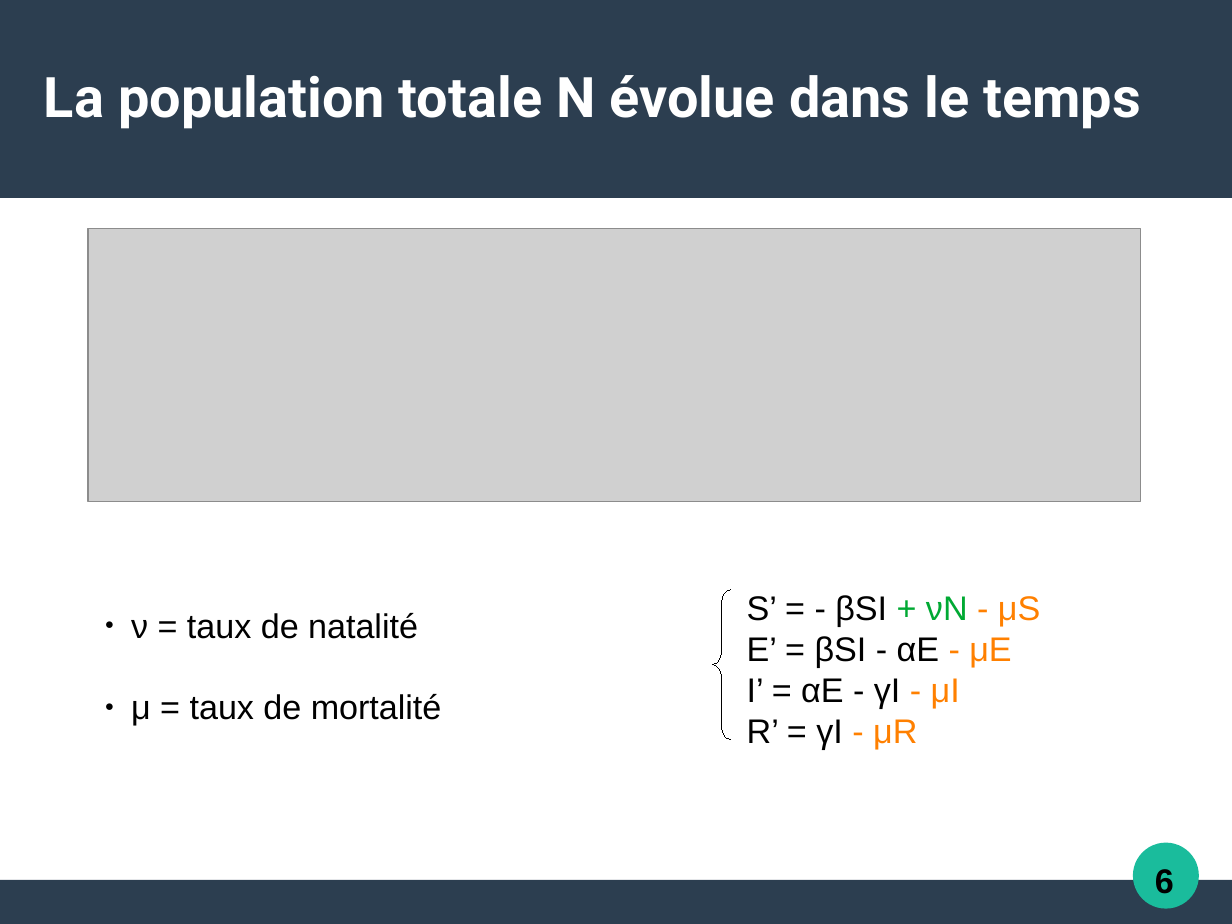
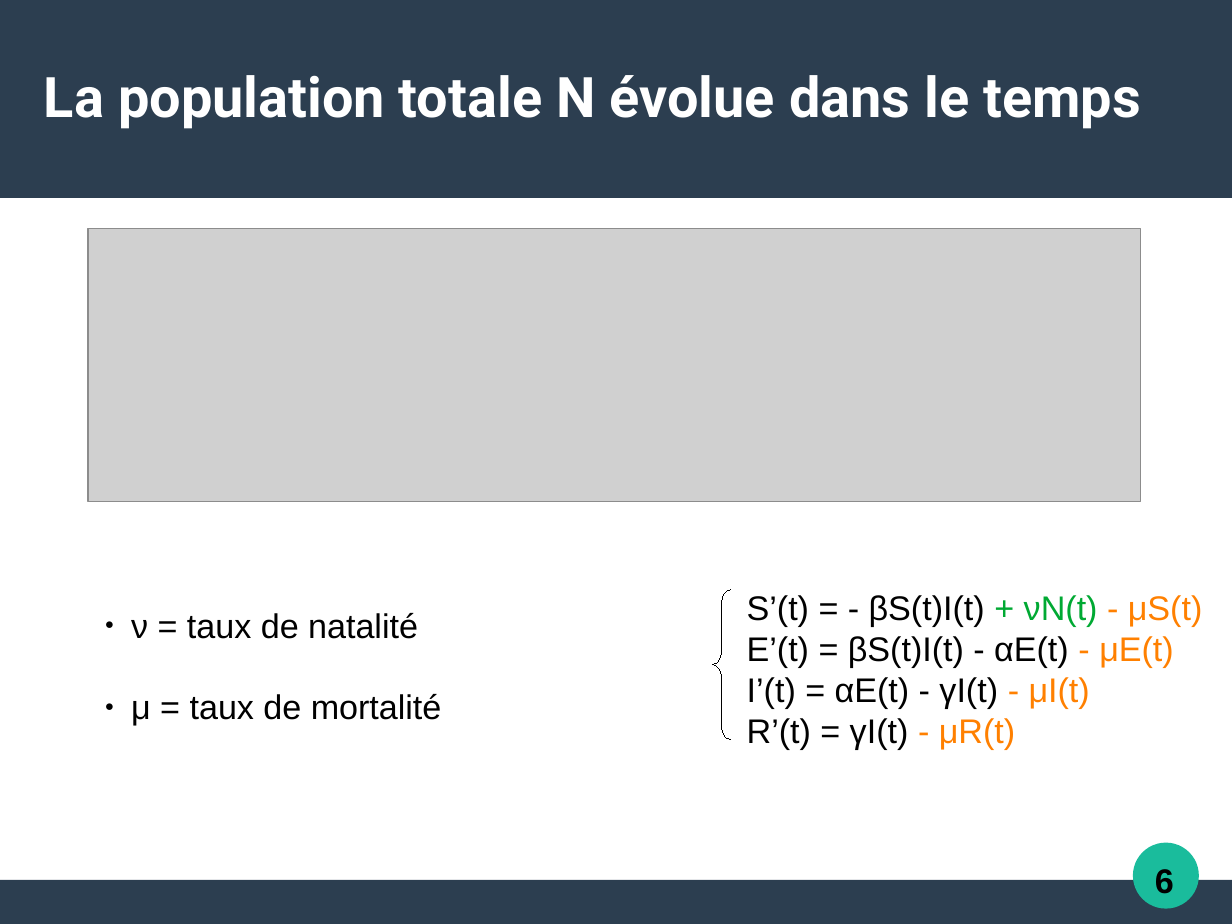
Before and after one commit to Alexia57/TIPE-2021-MP, a slide deck: slide 9 of Tipe_presentation.odp. Drawn at 1232x924 pixels with LibreOffice and Linux fonts; fonts in the diff are those of the drawing; grey boxes stand for pictures. Boxes give left, top, right and bottom in pixels: in the first picture for what was removed or moved away, otherwise in the second. Text is boxed around its words. In the diff, an @@ line names an element or a change of style, - is before the commit and + after.

```diff
--- a/Tipe_presentation.odp
+++ b/Tipe_presentation.odp
@@ text at (747,595,1203,749): text changed @@
-S’ = - βSI + νN - μS
-E’ = βSI - αE - μE
-I’ = αE - γI - μI
-R’ = γI - μR
+S’(t) = - βS(t)I(t) + νN(t) - μS(t)
+E’(t) = βS(t)I(t) - αE(t) - μE(t)
+I’(t) = αE(t) - γI(t) - μI(t)
+R’(t) = γI(t) - μR(t)
```
Also in this commit, not shown: 4 other slides changed, 2 slides added, 1 other file.
